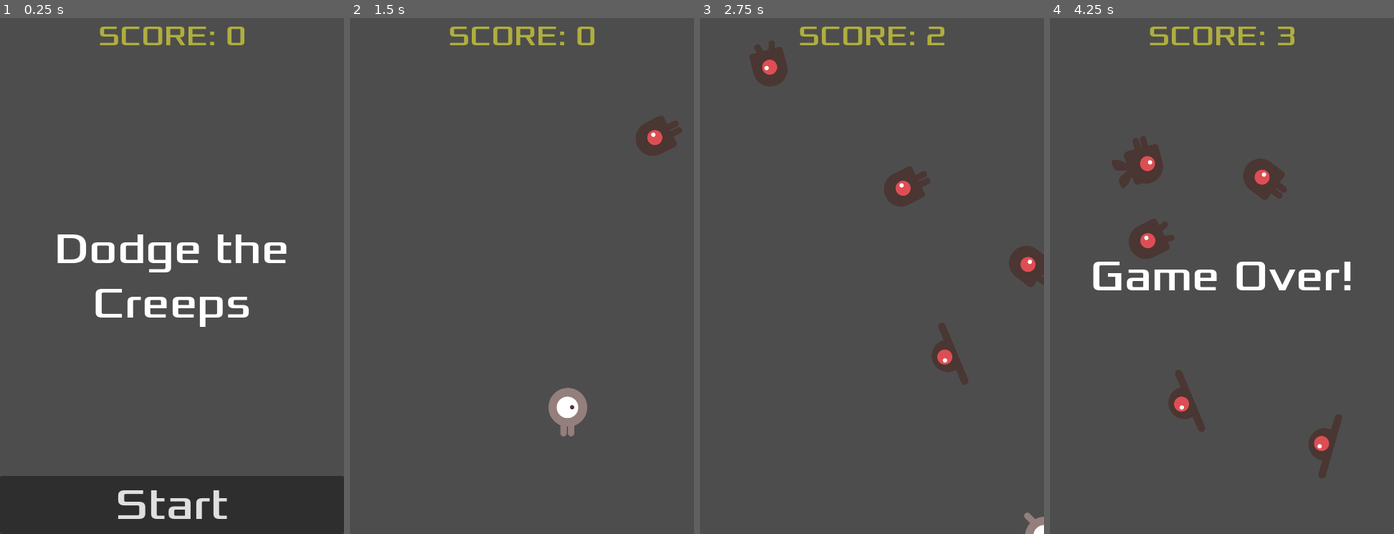
Above: before the commit, frames 1-4 (left to right).
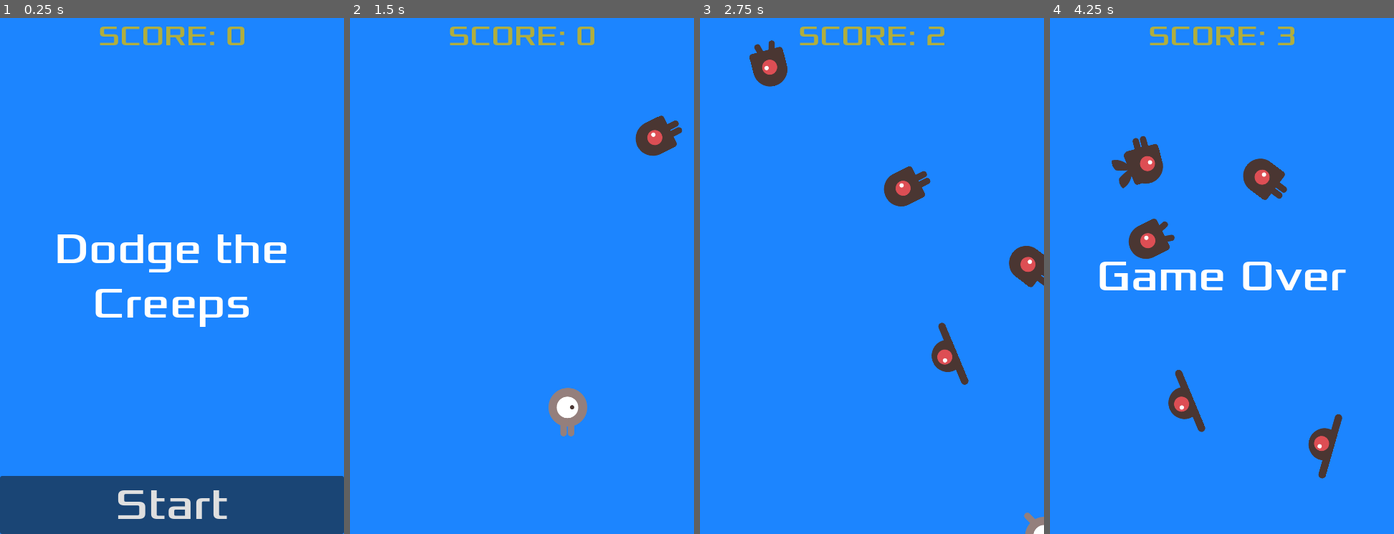
Above: after the commit, the same moments.

Repository: allysonjeronimo/dodge-the-creeps-2d-2026.1
Game: Godot game, scene res://scenes/main.tscn
The game is run twice, just before and just after one commit, with the same random seed, the same clock (stepped at 60 frames per second) and the same inputs.
Inputs:
- Up to frame 1 (0.25 s): no input
- Up to frame 2 (1.5 s): click "Start" at 0.5 s; hold Right (move_right) from 1.28 s (still down)
- Up to frame 3 (2.75 s): release Right (move_right) at 2.03 s; hold Down (move_down) from 2.03 s (still down)
- Up to frame 4 (4.25 s): release Down (move_down) at 2.78 s; hold Right (move_right) 2.78-3.53 s; hold Up (move_up) from 3.53 s (still down)

The runs differ from the first frame. In frame 1, 97% of the frame differs, in the area x 0-100%, y 0-100%; in frame 2, 98%; in frame 3, 97%; in frame 4, 96%.

Commit message:
Bomb scene

Diff:
--- a/project.godot
+++ b/project.godot
@@ -47,6 +47,11 @@
 , Object(InputEventKey,"resource_local_to_scene":false,"resource_name":"","device":-1,"window_id":0,"alt_pressed":false …(183 unchanged characters)…
 ]
 }
+start_game={
+"deadzone": 0.2,
+"events": [Object(InputEventKey,"resource_local_to_scene":false,"resource_name":"","device":-1,"window_id":0,"alt_pressed":false,"shift_pressed":false,"ctrl_pressed":false,"meta_pressed":false,"pressed":false,"keycode":0,"physical_keycode":4194309,"key_label":0,"unicode":0,"location":0,"echo":false,"script":null)
+]
+}
 
 [rendering]
 
--- /dev/null
+++ b/scenes/bomb.tscn
@@ -0,0 +1,15 @@
+[gd_scene load_steps=3 format=3 uid="uid://i0frrw4rgxid"]
+
+[ext_resource type="Texture2D" uid="uid://bxr248sodpoic" path="res://images/bomb.png" id="1_4kkau"]
+
+[sub_resource type="CircleShape2D" id="CircleShape2D_vpdcx"]
+radius = 25.2982
+
+[node name="Bomb" type="RigidBody2D" groups=["bomb"]]
+
+[node name="Sprite2D" type="Sprite2D" parent="."]
+scale = Vector2(0.1, 0.1)
+texture = ExtResource("1_4kkau")
+
+[node name="CollisionShape2D" type="CollisionShape2D" parent="."]
+shape = SubResource("CircleShape2D_vpdcx")
--- a/scenes/enemy.tscn
+++ b/scenes/enemy.tscn
@@ -48,7 +48,7 @@
 radius = 24.0
 height = 64.0
 
-[node name="Enemy" type="RigidBody2D"]
+[node name="Enemy" type="RigidBody2D" groups=["enemy"]]
 collision_mask = 0
 gravity_scale = 0.0
 script = ExtResource("1_4ra3w")
--- a/scenes/hud.tscn
+++ b/scenes/hud.tscn
@@ -1,7 +1,13 @@
-[gd_scene load_steps=3 format=3 uid="uid://b8hatnrl6xv43"]
+[gd_scene load_steps=5 format=3 uid="uid://b8hatnrl6xv43"]
 
 [ext_resource type="FontFile" uid="uid://b5p48brsjpqjv" path="res://fonts/Xolonium-Regular.ttf" id="1_ahhtf"]
 [ext_resource type="Script" uid="uid://d107qf236wmjl" path="res://scripts/hud.gd" id="1_oo0fn"]
+
+[sub_resource type="InputEventAction" id="InputEventAction_oo0fn"]
+action = &"start_game"
+
+[sub_resource type="Shortcut" id="Shortcut_5ysmq"]
+events = [SubResource("InputEventAction_oo0fn")]
 
 [node name="HUD" type="CanvasLayer"]
 script = ExtResource("1_oo0fn")
@@ -44,6 +50,7 @@
 grow_vertical = 0
 theme_override_fonts/font = ExtResource("1_ahhtf")
 theme_override_font_sizes/font_size = 60
+shortcut = SubResource("Shortcut_5ysmq")
 text = "Start"
 
 [connection signal="pressed" from="StartButton" to="." method="_on_start_button_pressed"]
--- a/scenes/main.tscn
+++ b/scenes/main.tscn
@@ -1,9 +1,11 @@
-[gd_scene load_steps=6 format=3 uid="uid://dd2vr8mv1aqxu"]
+[gd_scene load_steps=8 format=3 uid="uid://dd2vr8mv1aqxu"]
 
 [ext_resource type="PackedScene" uid="uid://b253grtg4kkua" path="res://scenes/player.tscn" id="1_o5qli"]
 [ext_resource type="Script" uid="uid://dhvvm8lpbkpm0" path="res://scripts/main.gd" id="1_sugp2"]
 [ext_resource type="PackedScene" uid="uid://r4dsakc5v5ep" path="res://scenes/enemy.tscn" id="2_jyhfs"]
 [ext_resource type="PackedScene" uid="uid://b8hatnrl6xv43" path="res://scenes/hud.tscn" id="4_jyhfs"]
+[ext_resource type="AudioStream" uid="uid://b1kw5rwltxkob" path="res://audio/gameover.wav" id="5_tbgi4"]
+[ext_resource type="AudioStream" uid="uid://b2acsb2r5uf60" path="res://audio/House In a Forest Loop.ogg" id="6_tefeu"]
 
 [sub_resource type="Curve2D" id="Curve2D_sugp2"]
 _data = {
@@ -14,6 +16,11 @@
 [node name="Main" type="Node2D"]
 script = ExtResource("1_sugp2")
 enemy_scene = ExtResource("2_jyhfs")
+
+[node name="Background" type="ColorRect" parent="."]
+offset_right = 480.0
+offset_bottom = 720.0
+color = Color(0.109804, 0.521569, 1, 1)
 
 [node name="Player" parent="." instance=ExtResource("1_o5qli")]
 
@@ -35,6 +42,12 @@
 
 [node name="HUD" parent="." instance=ExtResource("4_jyhfs")]
 
+[node name="DeathSound" type="AudioStreamPlayer" parent="."]
+stream = ExtResource("5_tbgi4")
+
+[node name="BackMusic" type="AudioStreamPlayer" parent="."]
+stream = ExtResource("6_tefeu")
+
 [connection signal="hit" from="Player" to="." method="_on_player_hit"]
 [connection signal="timeout" from="EnemyTimer" to="." method="_on_enemy_timer_timeout"]
 [connection signal="timeout" from="ScoreTimer" to="." method="_on_score_timer_timeout"]
--- a/scripts/hud.gd
+++ b/scripts/hud.gd
@@ -10,12 +10,10 @@
 	$MessageLabel.show()
 
 func show_game_over():
-	show_message("Game Over!")
+	show_message("Game Over")
 	await get_tree().create_timer(2.0).timeout
-
-	show_message("Dodge The Creeps")
+	show_message("Dodge The Creeps!")
 	$StartButton.show()
-
 
 func _on_start_button_pressed() -> void:
 	start.emit()
--- a/scripts/main.gd
+++ b/scripts/main.gd
@@ -2,21 +2,27 @@
 
 var score
 @export var enemy_scene: PackedScene
+@export var bomb_scene: PackedScene
 
 func _ready():
 	pass
 
 func start_game():
 	score = 0
+	$HUD.update_score(score)
+	get_tree().call_group("enemy", "queue_free")
 	$ScoreTimer.start()
 	$EnemyTimer.start()
 	$Player.start($StartPosition.position)
+	$BackMusic.play()
 
 func game_over():
 	$Player.hide()
 	$EnemyTimer.stop()
 	$ScoreTimer.stop()
 	$HUD.show_game_over()
+	$BackMusic.stop()
+	$DeathSound.play()
 
 func _on_enemy_timer_timeout() -> void:
 	var new_enemy = enemy_scene.instantiate()
@@ -40,6 +46,11 @@
 func _on_score_timer_timeout() -> void:
 	score += 1
 	$HUD.update_score(score)
+	if(score % 3 == 0):
+		spawn_bomb()
+
+func spawn_bomb():
+	print("Spawn Bomb!")
 
 func _on_player_hit() -> void:
 	game_over()
Not shown, added: images/bomb.png.import
